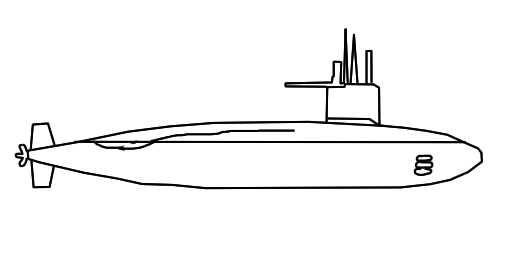
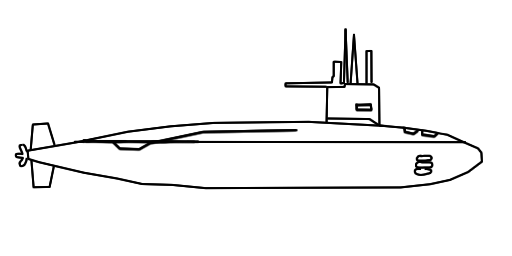
Layers edited between the first and the second 512 x 256 image:
painted on "Layer 12" over [82, 102, 447, 152]
